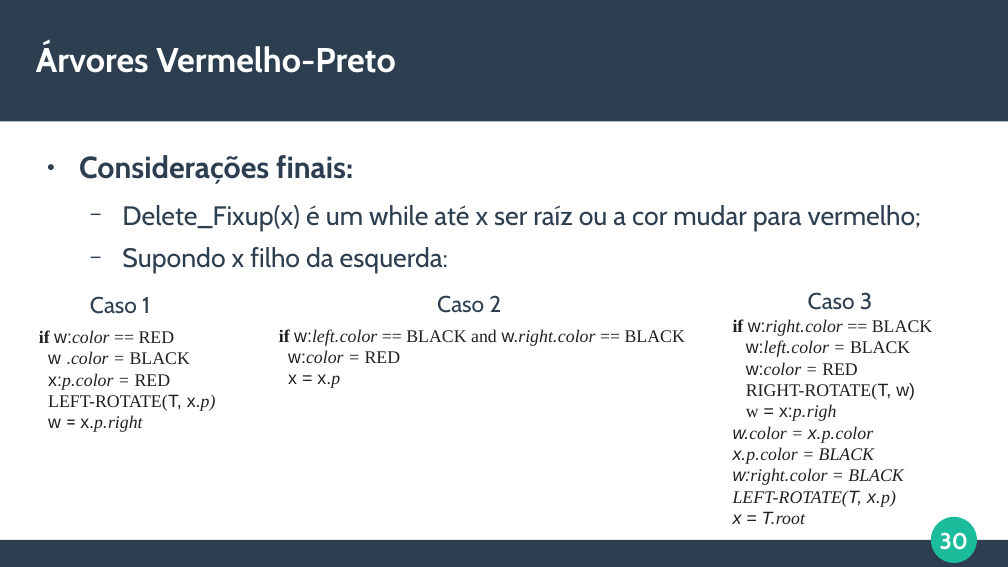
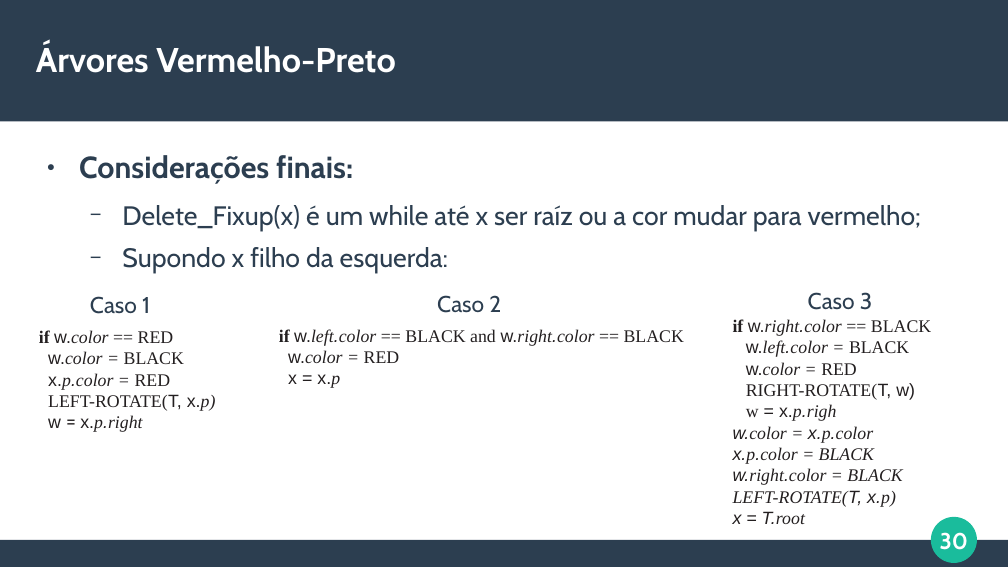
Before and after one commit to italoportinho/trabalho-eda2023-2, a slide deck: slide 30 of slides/apresentacao.odp. Drawn at 1008x567 pixels with LibreOffice and Linux fonts; fonts in the diff are those of the drawing. Boxes give left, top, right and bottom in pixels: in the first picture for what was removed or moved away, otherwise in the second. Text is boxed around its words. In the diff, an @@ line names an element or a change of style, - is before the commit and + after.

Commit message:
Implementação red-black finalizada.

```diff
--- a/slides/apresentacao.odp
+++ b/slides/apresentacao.odp
@@ text at [279, 329, 684, 363]: text changed @@
-if w:left.color == BLACK and w.right.color == BLACK
-w:color = RED
+if w.left.color == BLACK and w.right.color == BLACK
+w.color = RED
@@ text at [733, 319, 931, 375]: text changed @@
-if w:right.color == BLACK
-w:left.color = BLACK
-w:color = RED
+if w.right.color == BLACK
+w.left.color = BLACK
+w.color = RED
@@ text at [39, 330, 184, 390]: text changed @@
-if w:color == RED
-w .color = BLACK
-x:p.color = RED
+if w.color == RED
+w.color = BLACK
+x.p.color = RED
@@ text at [746, 404, 836, 421]: text changed @@
-w = x:p.righ
+w = x.p.righ
@@ text at [733, 468, 902, 485]: text changed @@
-w:right.color = BLACK
+w.right.color = BLACK
```
Also in this commit, not shown: 2 other slides changed, 2 other files.
